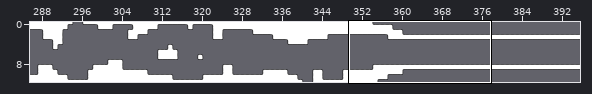
A Tiled map gets an edit: JumpNPuke/JumpNPuke/map-ipadhd.tmx. The picture above shows the old version from afar; the outline marks the close-up.
Close-up. Before the edit:
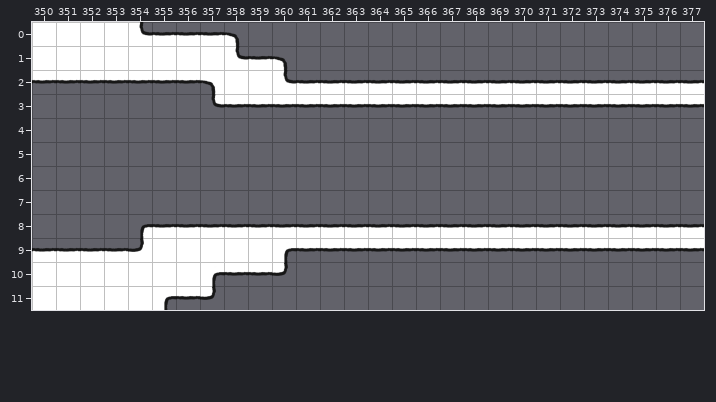
Cells are 128x128 px. Shown: x 350..377, y 0..11.
New version:
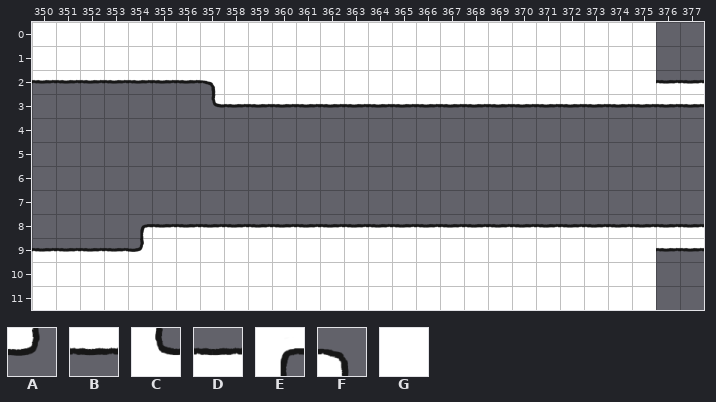
Key: from "bords-ipadhd": A 3, B 4, C 5, D 7, E 9, F 10, G 12.
_ is an empty cell.
Diff:
Layer "background":
Tile A gives way to tile G in row 10 at x 360; in row 11 at x 357.
Tile B gives way to tile G in row 9 at x 361 to 375; in row 10 at x 358 to 359; in row 11 at x 356.
Tile C gives way to tile G in row 0 at x 354; in row 1 at x 358; in row 2 at x 360.
Tile D gives way to tile G in row 0 at x 355 to 357; in row 1 at x 359; in row 2 at x 361 to 375.
Tile E gives way to tile G in row 9 at x 360; in row 10 at x 357; in row 11 at x 355.
Tile F gives way to tile G in row 0 at x 358; in row 1 at x 360.
The edit adds tile G in row 0 at x 359 to 375; in row 1 at x 361 to 375; in row 10 at x 361 to 375; in row 11 at x 358 to 375.
Pixel boxes of the changes (left, top, right, bottom) in both close-ups:
changed: (139, 22, 656, 84)
changed: (164, 247, 656, 310)
